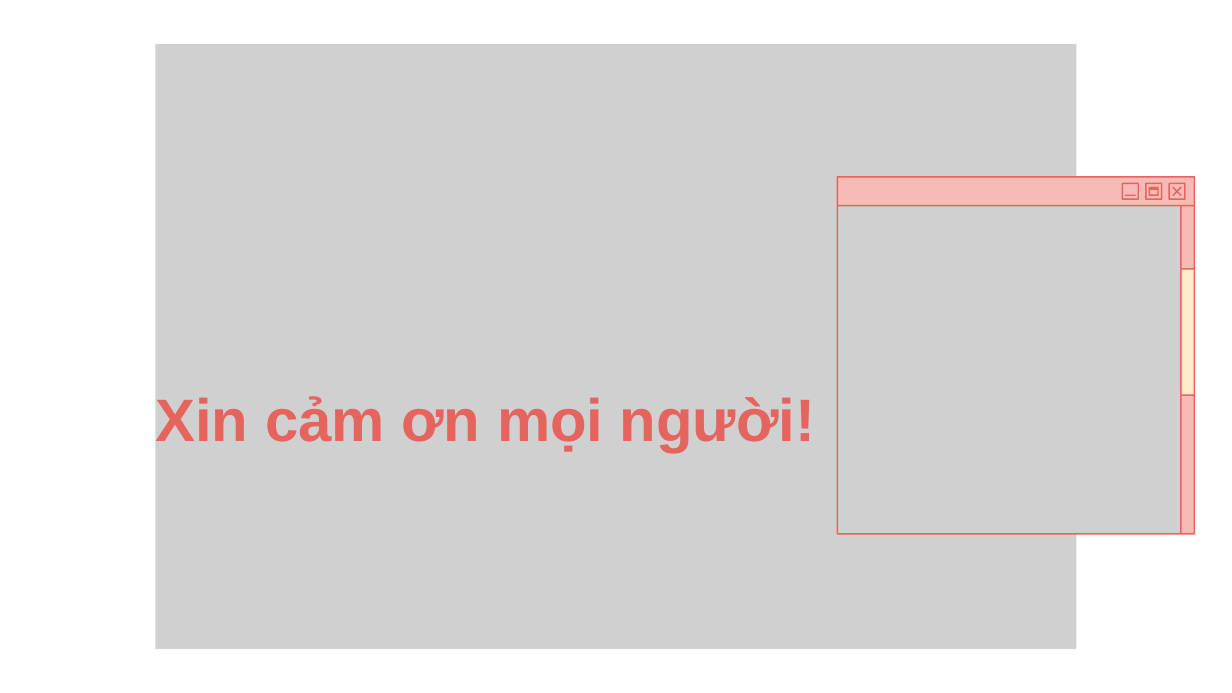
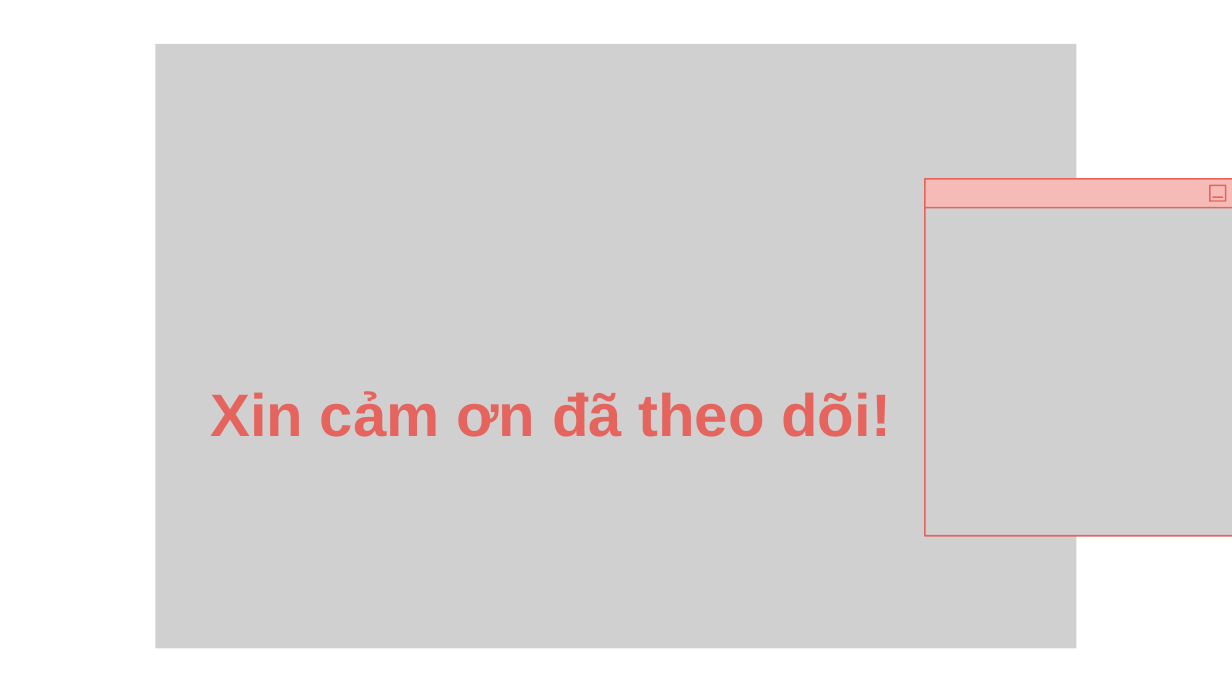
Before and after one commit to TyntyNguyen0710/WebTour, a slide deck: slide 11 of SlideLapTrinhWebCoBan.pptx. Drawn at 1232x693 pixels with LibreOffice and Linux fonts; fonts in the diff are those of the drawing; grey boxes stand for pictures; background and template pictures are left out. Boxes give left, top, right and bottom in pixels: in the first picture for what was removed or moved away, otherwise in the second. Text is boxed around its words. In the diff, an @@ line names an element or a change of style, - is before the commit and + after.

```diff
--- a/SlideLapTrinhWebCoBan.pptx
+++ b/SlideLapTrinhWebCoBan.pptx
@@ picture at [155, 44, 1076, 648]: outline redrawn @@
@@ freeform shape: place and size @@
-freeform shape at [837, 176, 1195, 535]
+freeform shape at [924, 178, 1232, 537]
@@ 2 freeform shapes, 1 picture: place and size @@
-2 freeform shapes, 1 picture at [837, 177, 1194, 534]
+2 freeform shapes, 1 picture at [925, 179, 1232, 536]
@@ freeform shape removed at [1181, 269, 1194, 395] @@
@@ text at [210, 391, 891, 437]: text changed @@
-Xin cảm ơn mọi người!
+Xin cảm ơn đã theo dõi!
```
Also in this commit, not shown: 3 other slides changed, 49 other files.
